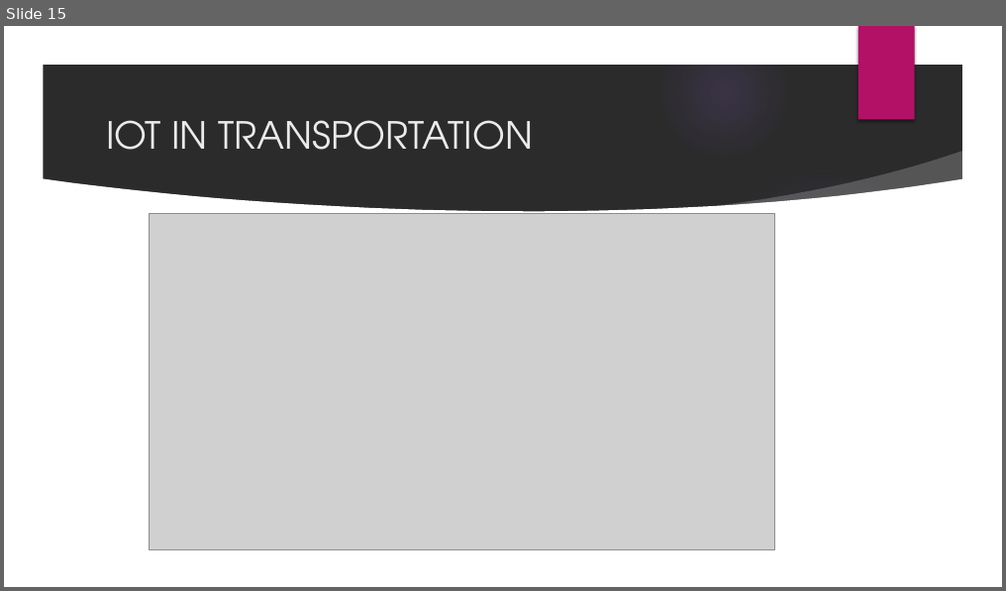
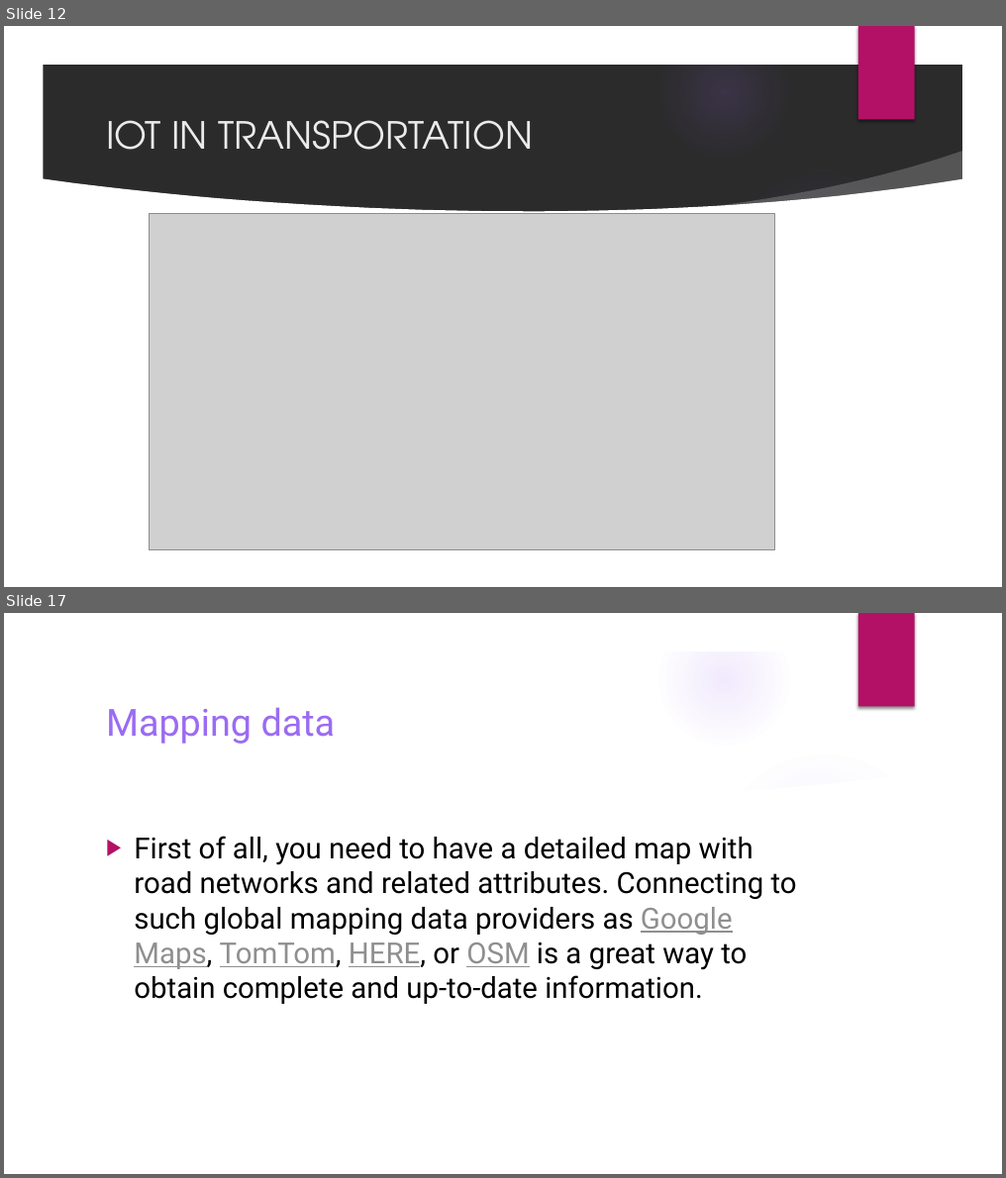
Before and after one commit to Kani-mozhi3/IOT-project, a slide deck: IOT project.pptx. Shown one above the other, each under a label of ours: slide 15 before the commit, slides 12 and 17 after it; the slides between them are not shown. The pictures are 1006x591 and 1006x1178 pixels, drawn with LibreOffice and Linux fonts; fonts in the diff are those of the drawing; grey boxes stand for pictures; background and template pictures are left out; a plain dark background stands for a picture behind light text. Boxes give left, top, right and bottom in pixels: in the first picture for what was removed or moved away, otherwise in the second. Text is boxed around its words. In the diff, an @@ line names an element or a change of style, - is before the commit and + after.

```diff
--- a/IOT project.pptx
+++ b/IOT project.pptx
@@ slide 17 added at bbox=[4, 613, 1002, 1174], background picture (left out); not listed: 9 template elements that a slide beside it also shows @@
@@ title added at bbox=[106, 707, 336, 744], 36 pt, text #9B6BF2 @@
+Mapping data
@@ text added at bbox=[134, 836, 797, 1004], 28 pt, text #000000 @@
+▶ First of all, you need to have a detailed map with road networks and related attributes. Connecting to such global mapping data providers as Google Maps, TomTom, HERE, or OSM is a great way to obtain complete and up-to-date information.
@@ what was slide 15 is now slide 12 @@
```
Also in this commit, not shown: 6 slides changed, 36 other slides added, 3 slides removed.
